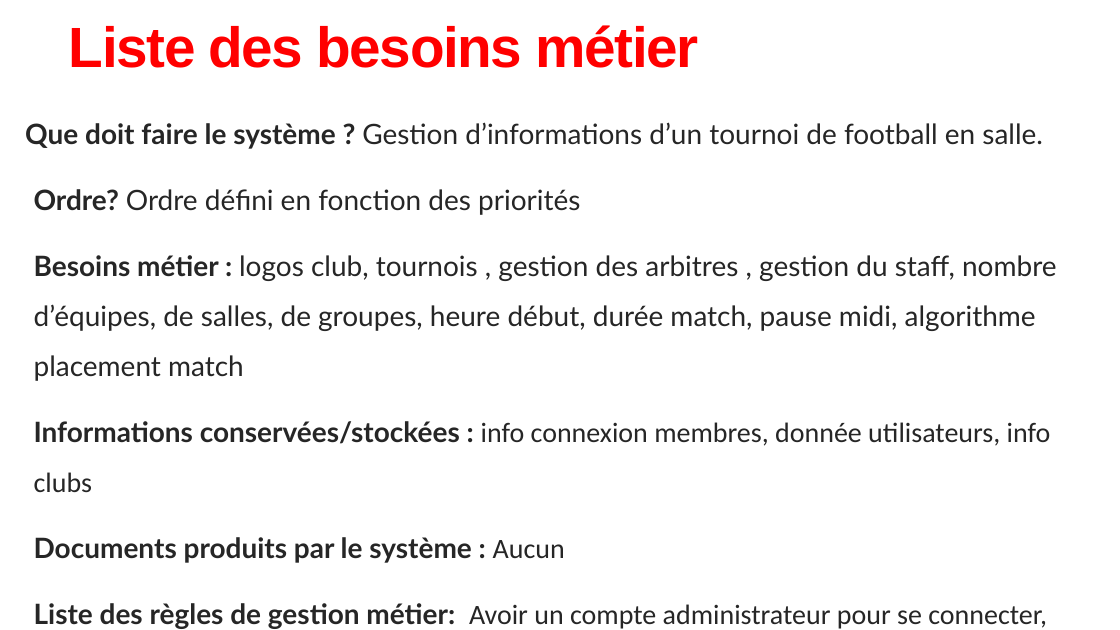
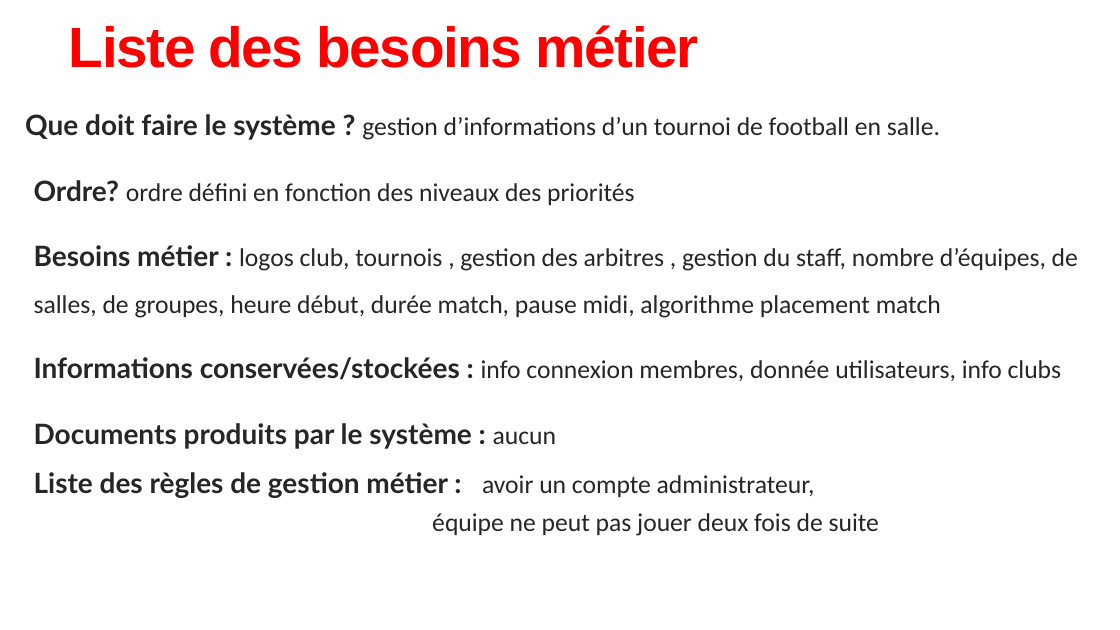
Before and after one commit to stevenfavre/Projet-sur-mandat---FC-Champel, a slide deck: slide 5 of Projet sur mandat - Analyase des besoins.pptx. Drawn at 1120x630 pixels with LibreOffice and Linux fonts; fonts in the diff are those of the drawing. Boxes give left, top, right and bottom in pixels: in the first picture for what was removed or moved away, otherwise in the second. Text is boxed around its words. In the diff, an @@ line names an element or a change of style, - is before the commit and + after.

Commit message:
Add files via upload
Support PowerPoint concernant notre Analyse des besoins

```diff
--- a/Projet sur mandat - Analyase des besoins.pptx
+++ b/Projet sur mandat - Analyase des besoins.pptx
@@ text "Que doit faire le système ...": place and size @@
-text "Que doit faire le système ..." at <box>25,122,1057,629</box>
+text "Que doit faire le système ..." at <box>25,114,1078,536</box>
@@ text at <box>25,114,940,205</box>: text changed; size 24 to 22 pt; font Lato to Calibri @@
-Que doit faire le système ? Gestion d’informations d’un tournoi de football en salle.
-  Ordre? Ordre défini en fonction des priorités
+Que doit faire le système ? gestion d’informations d’un tournoi de football en salle.
+  Ordre? ordre défini en fonction des niveaux des priorités
@@ text at <box>34,245,1078,381</box>: size 24 to 22 pt in "logos club, tournois , gestion des arbitres ...", "info connexion membres, donnée utilisateurs, info clubs"; font Lato to Calibri in "logos club, tournois , gestion des arbitres ..." @@
@@ text at <box>34,423,879,536</box>: text changed; size 24 to 22 pt @@
-  Documents produits par le système : Aucun
-  Liste des règles de gestion métier: Avoir un compte administrateur pour se connecter, équipe ne peut pas jouer deux fois de suite
+  Documents produits par le système : aucun
+  Liste des règles de gestion métier : avoir un compte administrateur,
+  équipe ne peut pas jouer deux fois de suite
```
Also in this commit, not shown: 9 other slides changed.
